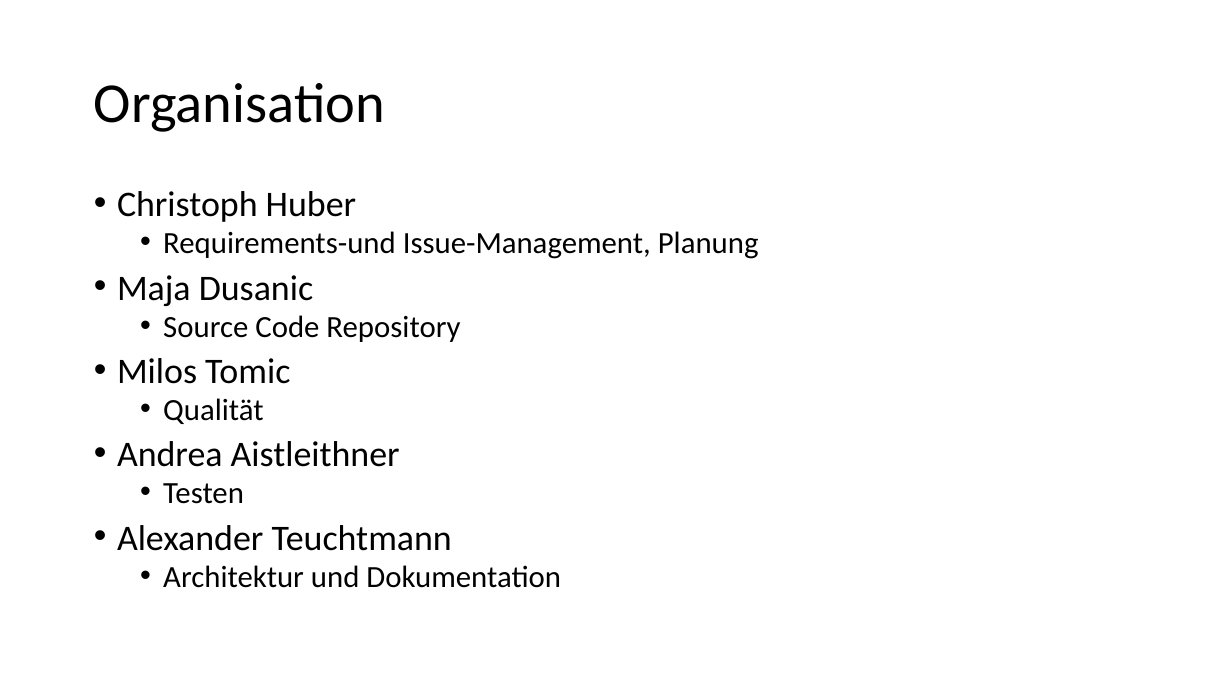
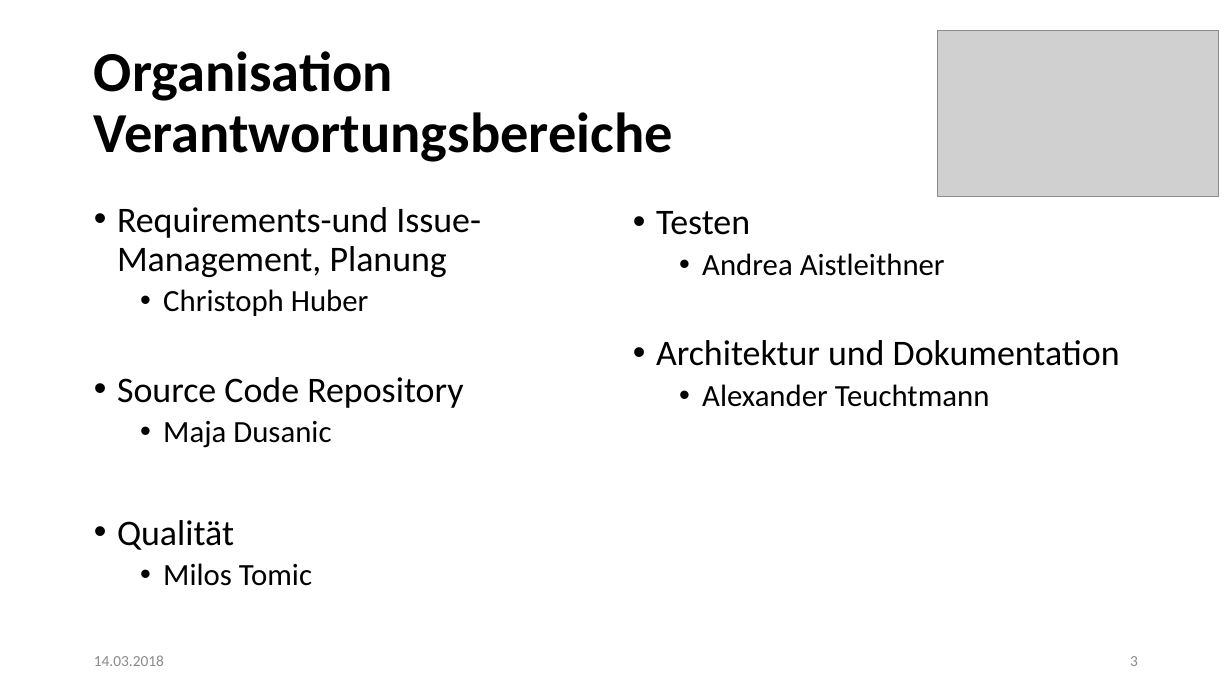
Before and after one commit to ateuchtmann/259035_SoftEngPR, a slide deck: slide 3 of Organisation/PR Software Engineering.pptx. Drawn at 1232x693 pixels with LibreOffice and Linux fonts; fonts in the diff are those of the drawing; grey boxes stand for pictures. Boxes give left, top, right and bottom in pixels: in the first picture for what was removed or moved away, otherwise in the second. Text is boxed around its words. In the diff, an @@ line names an element or a change of style, - is before the commit and + after.

Commit message:
x
x

```diff
--- a/Organisation/PR Software Engineering.pptx
+++ b/Organisation/PR Software Engineering.pptx
@@ title at (94,51,673,162): text changed; bold on @@
-Organisation
+Organisation
+Verantwortungsbereiche
@@ picture added at (938,30,1218,197) @@
@@ text "Requirements-und Issue-Management, Planung": place and size @@
-text "Requirements-und Issue-Management, Planung" at (117,191,759,588)
+text "Requirements-und Issue-Management, Planung" at (117,207,481,586)
@@ text at (117,207,481,277): paragraph added @@
+• Requirements-und Issue-Management, Planung
@@ text added at (656,211,1120,407), 24 pt, text #000000 @@
+• Testen
+  • Andrea Aistleithner
+• Architektur und Dokumentation
+  • Alexander Teuchtmann
@@ text at (163,289,369,586): size 28 to 24 pt in "Christoph Huber", "Maja Dusanic", "Milos Tomic"; list level 1 to 2 in "Christoph Huber"; line spacing 0.8 to 0.9; list level 1 to 2 in "Maja Dusanic"; list level 1 to 2 in "Milos Tomic" @@
@@ text at (117,377,463,408): text changed; size 24 to 28 pt @@
-  • Requirements-und Issue-Management, Planung
+• Source Code Repository
@@ text at (117,398,561,588): paragraphs removed @@
-  • Qualität
-• Andrea Aistleithner
-  • Testen
-• Alexander Teuchtmann
-  • Architektur und Dokumentation
@@ text at (117,520,234,550): text changed; size 24 to 28 pt @@
-  • Source Code Repository
+• Qualität
@@ text added at (94,655,164,666), 12 pt, text #8C8C8C @@
+14.03.2018
@@ page number added at (1130,656,1138,666), 12 pt, text #8C8C8C @@
+3
```
Also in this commit, not shown: 4 other slides changed.
